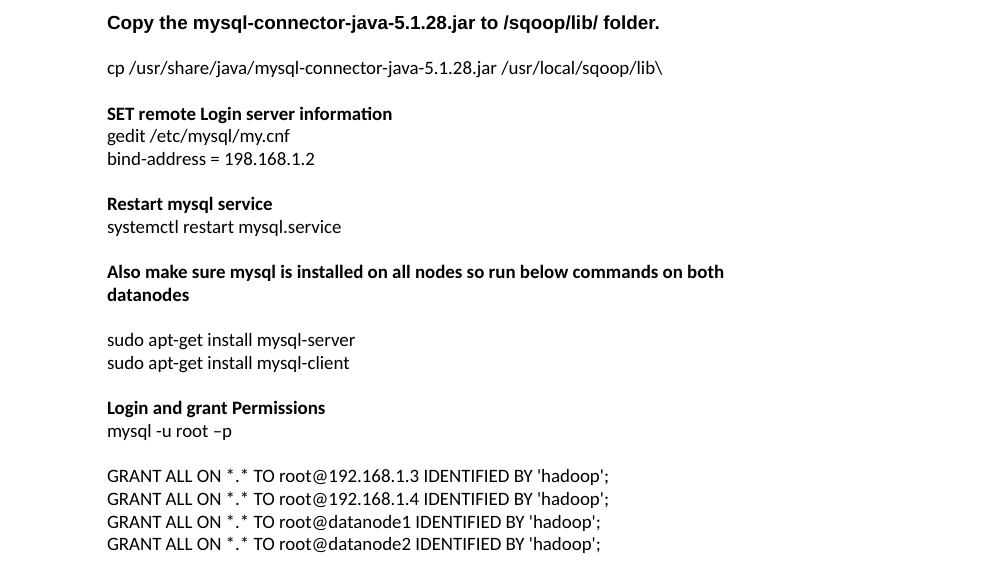
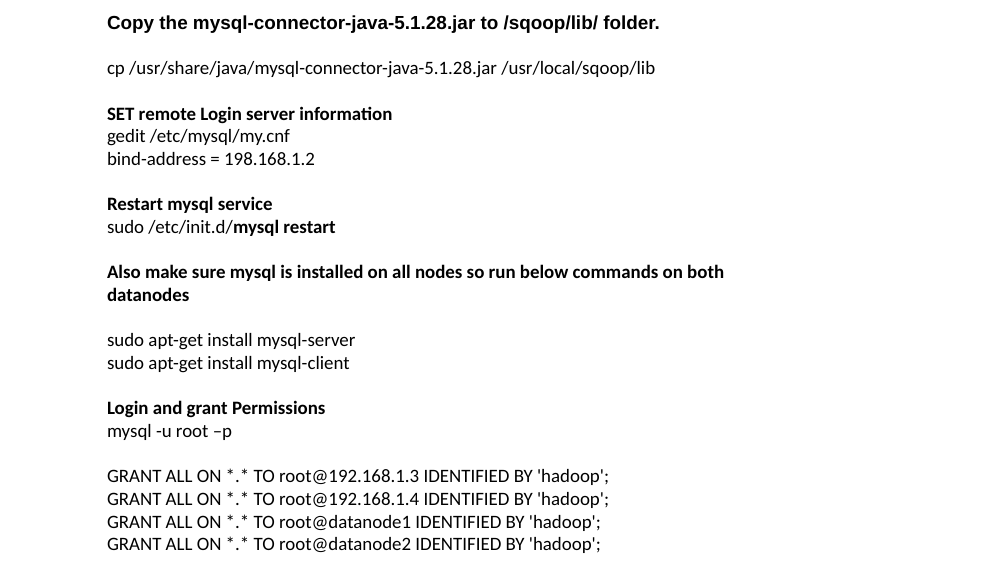
Before and after one commit to aashmishra/Bigdata_ppt, a slide deck: slide 8 of sqoop.pptx. Drawn at 1008x567 pixels with LibreOffice and Linux fonts; fonts in the diff are those of the drawing. Boxes give left, top, right and bottom in pixels: in the first picture for what was removed or moved away, otherwise in the second. Text is boxed around its words. In the diff, an @@ line names an element or a change of style, - is before the commit and + after.

```diff
--- a/sqoop.pptx
+++ b/sqoop.pptx
@@ text at (107, 61, 655, 78): text changed @@
-cp /usr/share/java/mysql-connector-java-5.1.28.jar /usr/local/sqoop/lib\
+cp /usr/share/java/mysql-connector-java-5.1.28.jar /usr/local/sqoop/lib
@@ text at (107, 219, 335, 236): text changed @@
-systemctl restart mysql.service
+sudo /etc/init.d/mysql restart
```
Also in this commit, not shown: 6 other slides changed.
